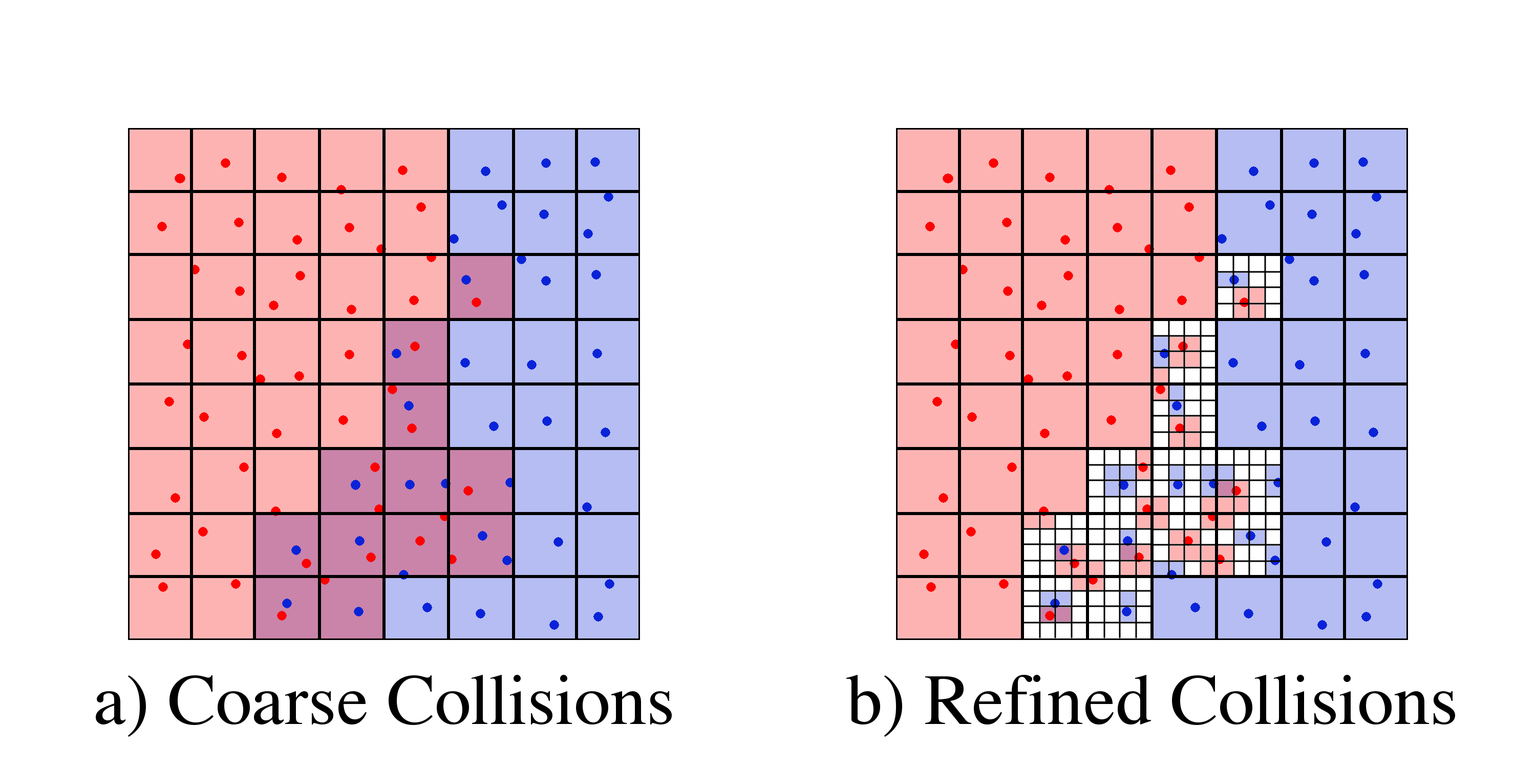
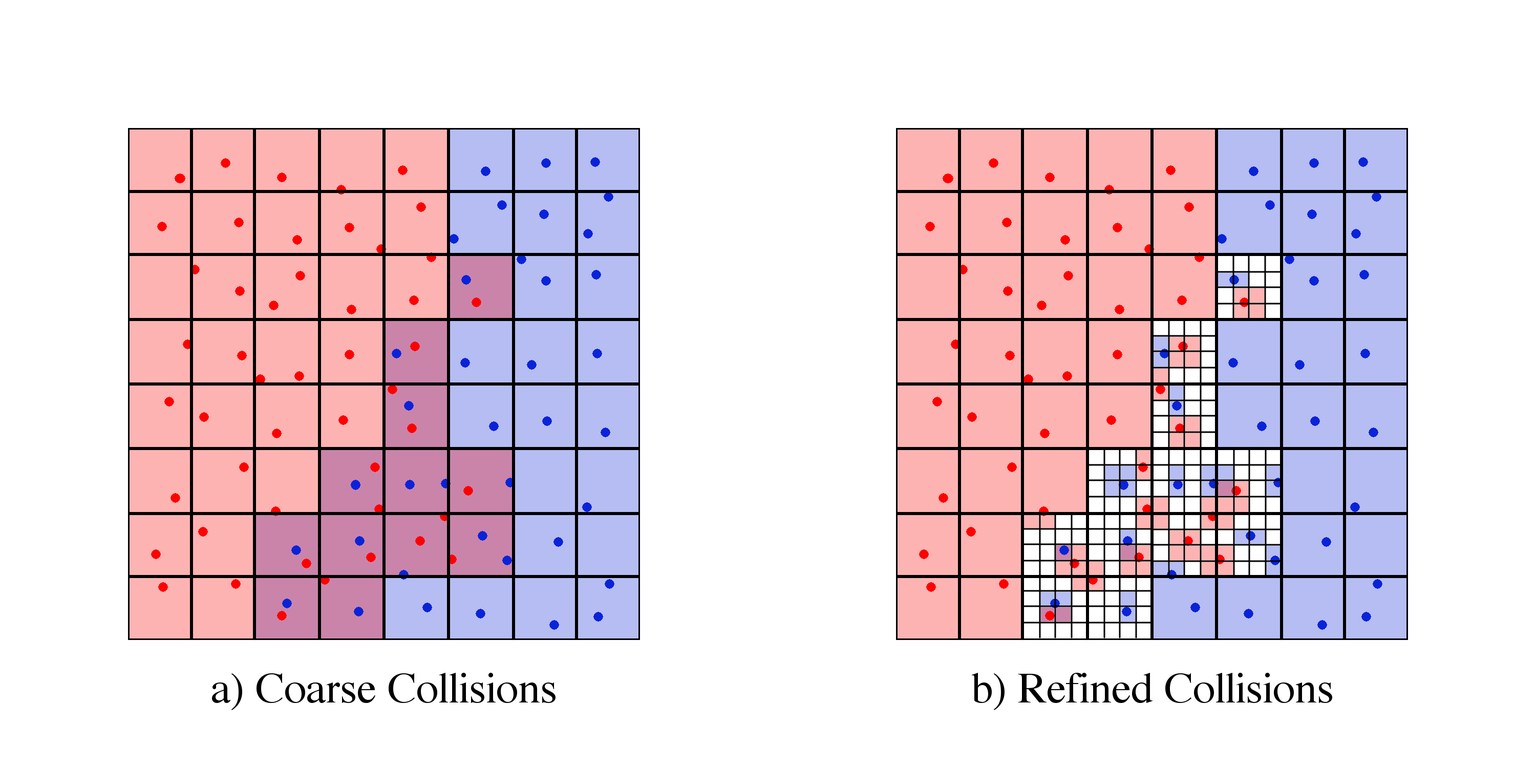
Revision of a layered 1536 x 768 image; what changed, layer by layer:
painted on "b) Refined Collisions" over [846,672,1456,737]
painted on "a) Coarse Collisions" over [95,672,672,737]
